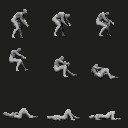
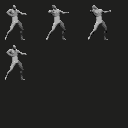
The second 128 x 128 image is a revision of the first. Changes to its layers:
removed layer "Male_spritesheet_death_2.png copy #8" over [47, 109, 80, 121]
removed layer "Male_spritesheet_death_2.png copy #7" over [89, 111, 121, 120]
removed layer "Male_spritesheet_death_2.png copy #6" over [3, 108, 38, 120]
removed layer "Male_spritesheet_death_2.png copy #5" over [91, 64, 119, 79]
removed layer "Male_spritesheet_death_2.png copy #4" over [53, 56, 77, 77]
renamed "Male_spritesheet_death_2.png copy #3" to "Male_spritesheet_dodge_fwd.png copy #3", painted on it over [5, 45, 29, 80]
renamed "Male_spritesheet_death_2.png copy #2" to "Male_spritesheet_dodge_fwd.png copy #2", painted on it over [88, 5, 114, 40]
renamed "Male_spritesheet_death_2.png copy #1" to "Male_spritesheet_dodge_fwd.png copy #1", painted on it over [46, 5, 71, 40]
renamed "Male_spritesheet_death_2.png copy" to "Male_spritesheet_dodge_fwd.png copy", painted on it over [5, 5, 29, 40]
